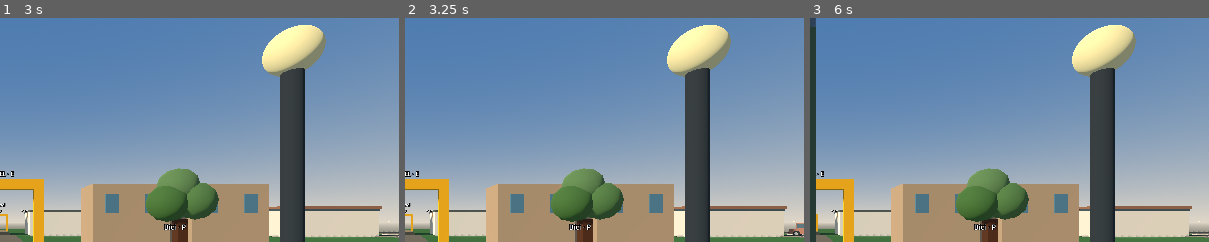
Above: before the commit, frames 1-3 (left to right).
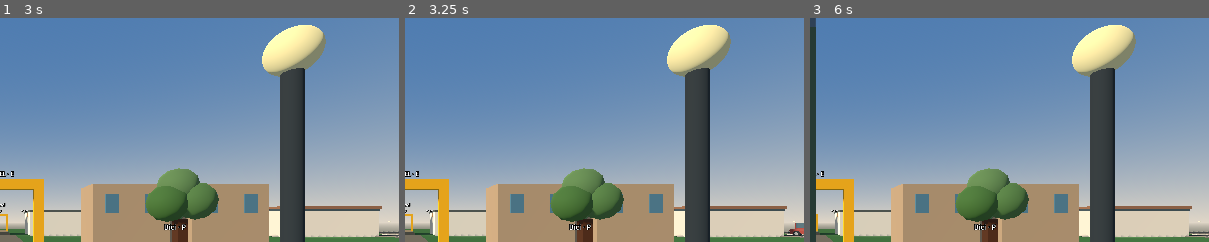
Above: after the commit, the same moments.

Repository: holovin777/living-alibi
Game: Godot game, scene res://scenes/park.tscn
Same seed, same stepped clock (60 frames per second), same inputs: the game is played once before the commit and once after it.
Inputs:
- Up to frame 1 (3 s): click "First steps / navigation" at 0.5 s; click "Drink juice" at 1.25 s; click "Refresh" at 2 s; click "Jobs" at 2.75 s
- Up to frame 2 (3.25 s): no input
- Up to frame 3 (6 s): click "Industry" at 3.5 s; click "Business" at 4.25 s; click "Wait 60m" at 5 s; click "Town map (M)" at 5.75 s
The pictures show only the part of the screen within x 50-100%, y 4-54%; the shares and areas given below are measured in that part.

Frame 1 is identical in both runs. In frame 2, less than 0.1% of the frame differs, in the area x 96-100%, y 91-97%; in frame 3, nothing differs.

Commit message:
Add distinct stable resident appearances and compact vehicle variants

Diff:
--- a/godot/scripts/ParkDemo.gd
+++ b/godot/scripts/ParkDemo.gd
@@ -1237,7 +1237,9 @@
             if not _traffic_edges.has(key):
                 var cars: Array[Dictionary] = []
                 for i in range(2):
-                    var car := _make_city_car(_traffic_root,Color("#7894aa") if i==0 else Color("#ad7965"))
+                    var palette := [Color("#7894aa"),Color("#ad7965"),Color("#c5c3ba"),Color("#48565a"),Color("#64846b"),Color("#a54b43")]
+                    var car_seed := absi((key+str(i)).hash())
+                    var car := _make_city_car(_traffic_root,palette[car_seed%palette.size()],car_seed%3)
                     car.visible = false
                     cars.append({"node":car,"distance":14.2,"delay":float(i)*3.0})
                 _traffic_edges[key] = {"first":str(first),"second":str(second),"cars":cars}
@@ -1688,19 +1690,32 @@
     service_car.position = Vector3(12.5,0,12)
     _add_obstacle(service_car.position,Vector2(1.85,3.6))
 
-func _make_city_car(parent: Node3D,paint: Color) -> Node3D:
+func _make_city_car(parent: Node3D,paint: Color,style: int = 0) -> Node3D:
     var car := Node3D.new()
     car.name = "CityCar"
     parent.add_child(car)
     var dark := Color("#303638")
     var glass := Color("#536d79")
-    _box(car,Vector3(1.78,0.60,3.5),paint,Vector3(0,0.62,0))
-    _box(car,Vector3(1.64,0.65,1.9),paint,Vector3(0,1.23,0.22))
-    _box(car,Vector3(1.45,0.45,0.07),glass,Vector3(0,1.23,-0.76))
-    _box(car,Vector3(1.45,0.45,0.07),glass,Vector3(0,1.23,1.2))
+    car.set_meta("body_style",style)
+    # Same collision envelope for hatchback, sedan and compact wagon.
+    var cabin_height: float = [0.63,0.53,0.72][clampi(style,0,2)]
+    var cabin_length: float = [1.90,1.65,2.14][clampi(style,0,2)]
+    var cabin_center := 0.23
+    var cabin_y := 0.91+cabin_height*0.5
+    _box(car,Vector3(1.73,0.48,3.44),paint,Vector3(0,0.57,0))
+    _box(car,Vector3(1.78,0.20,3.35),paint.lightened(0.06),Vector3(0,0.83,0))
+    _box(car,Vector3(1.60,cabin_height,cabin_length),paint,Vector3(0,cabin_y,cabin_center))
+    _box(car,Vector3(1.43,cabin_height-0.14,0.045),glass,Vector3(0,cabin_y,cabin_center-cabin_length*0.5-0.025))
+    _box(car,Vector3(1.43,cabin_height-0.14,0.045),glass,Vector3(0,cabin_y,cabin_center+cabin_length*0.5+0.025))
+    _box(car,Vector3(0.85,0.08,0.045),dark,Vector3(0,0.66,-1.75))
+    for grille in [-0.28,-0.14,0.0,0.14,0.28]:
+        _box(car,Vector3(0.045,0.065,0.055),Color("#a1a4a1"),Vector3(grille,0.66,-1.78))
     for side in [-1.0,1.0]:
         for z in [-0.25,0.69]:
-            _box(car,Vector3(0.07,0.44,0.76),glass,Vector3(side*0.835,1.27,z))
+            _box(car,Vector3(0.045,cabin_height-0.16,cabin_length*0.39),glass,Vector3(side*0.815,cabin_y,cabin_center+(float(z)-0.22)*cabin_length/1.9))
+            _box(car,Vector3(0.045,0.05,0.21),dark,Vector3(side*0.88,0.82,z))
+        _box(car,Vector3(0.12,0.10,0.19),paint,Vector3(side*0.87,1.05,-0.65))
+        _box(car,Vector3(0.035,0.075,0.13),glass,Vector3(side*0.925,1.05,-0.65))
         for z in [-1.08,1.08]:
             var wheel := _cylinder(car,0.32,0.20,dark,Vector3(side*0.82,0.34,z))
             wheel.rotation_degrees.z = 90
@@ -2905,18 +2920,48 @@
     person.set_meta("anchor", anchor)
     person.set_meta("phase", float(absi(id.hash()) % 628) / 100.0)
     _residents_root.add_child(person)
-    var seed := absi(id.hash())
-    var jacket := Color.from_hsv(float(seed % 360)/360.0, 0.48, 0.63)
-    var skin := Color(0.82,0.64,0.49)
-    _cylinder(person, 0.24, 0.57, jacket, Vector3(0,1.14,0))
-    _sphere(person, 0.22, skin, Vector3(0,1.66,0))
-    _sphere(person, 0.215, Color(0.22,0.16,0.12), Vector3(0,1.78,0.035))
+    var visual_seed := absi(id.hash())
+    var rng := RandomNumberGenerator.new()
+    rng.seed = visual_seed
+    var jacket := Color.from_hsv(float(visual_seed%360)/360.0,0.32+rng.randf()*0.32,0.46+rng.randf()*0.30)
+    var trousers: Color = [Color("#36424c"),Color("#454442"),Color("#695d4c"),Color("#40536b")][visual_seed%4]
+    var skins := [Color("#e4b894"),Color("#c69470"),Color("#ac7956"),Color("#865d43"),Color("#edc8ae")]
+    var skin: Color = skins[rng.randi_range(0,skins.size()-1)]
+    var hairs := [Color("#392921"),Color("#211e1b"),Color("#725039"),Color("#b09a76"),Color("#727474")]
+    var hair: Color = hairs[rng.randi_range(0,hairs.size()-1)]
+    var width := rng.randf_range(0.86,1.12)
+    var height := rng.randf_range(0.89,1.09)
+    person.scale = Vector3(width,height,width)
+    person.set_meta("appearance_seed",visual_seed)
+    person.set_meta("gait_speed",rng.randf_range(0.82,1.18))
+    person.set_meta("gait_swing",rng.randf_range(0.30,0.46))
+    _cylinder(person,0.24,0.57,jacket,Vector3(0,1.14,0))
+    _cylinder(person,0.10,0.14,skin,Vector3(0,1.47,0))
+    _sphere(person,0.20,skin,Vector3(0,1.66,0))
+    # Faces point toward local -Z, matching walking orientation.
+    for side in [-1.0,1.0]:
+        _sphere(person,0.037,skin,Vector3(side*0.19,1.66,0))
+        _sphere(person,0.022,Color("#423c36"),Vector3(side*0.066,1.69,-0.184))
+    _sphere(person,0.038,skin.lightened(0.03),Vector3(0,1.635,-0.197))
+    _box(person,Vector3(0.085,0.016,0.012),skin.darkened(0.27),Vector3(0,1.587,-0.184))
+    var hair_style := visual_seed%4
+    if hair_style != 3:
+        _sphere(person,0.197,hair,Vector3(0,1.77,0.045))
+        if hair_style == 1:
+            _sphere(person,0.16,hair,Vector3(0,1.67,0.125))
+        elif hair_style == 2:
+            _sphere(person,0.115,hair,Vector3(0.10,1.88,0.07))
+    if visual_seed%5 == 0:
+        _box(person,Vector3(0.23,0.023,0.025),Color("#3a3733"),Vector3(0,1.69,-0.205))
+    _box(person,Vector3(0.036,0.50,0.025),jacket.darkened(0.22),Vector3(0,1.14,-0.242))
+    if visual_seed%3 == 0:
+        _box(person,Vector3(0.12,0.08,0.026),jacket.lightened(0.20),Vector3(0.11,1.23,-0.22))
     for side in [-1,1]:
         var leg := Node3D.new()
         leg.name = "LegLeft" if side < 0 else "LegRight"
         leg.position = Vector3(side*0.13,0.84,0)
         person.add_child(leg)
-        _box(leg,Vector3(0.20,0.70,0.22),Color(0.20,0.25,0.30),Vector3(0,-0.35,0))
+        _box(leg,Vector3(0.20,0.70,0.22),trousers,Vector3(0,-0.35,0))
         _box(leg,Vector3(0.22,0.13,0.34),Color(0.14,0.15,0.17),Vector3(0,-0.77,-0.06))
         var arm := Node3D.new()
         arm.name = "ArmLeft" if side < 0 else "ArmRight"
@@ -2946,18 +2991,18 @@
         if _dialog_panel.visible and str(person.get_meta("resident_id","")) == _dialog_target:
             walking = false
         if walking:
-            phase += delta * 0.65
+            phase += delta * 0.65 * float(person.get_meta("gait_speed",1.0))
             person.set_meta("phase", phase)
             var anchor: Vector3 = person.get_meta("anchor")
             var target := anchor + Vector3(sin(phase)*1.1,0,cos(phase)*0.8)
             var motion := target-person.position
             if motion.length_squared() > 0.0001:
                 person.rotation.y = atan2(-motion.x,-motion.z)
-            var next := person.position.move_toward(target,delta*1.5)
+            var next := person.position.move_toward(target,delta*1.5*float(person.get_meta("gait_speed",1.0)))
             var old := person.position
             person.position = _move_on_ground(old, next - old, WALKER_RADIUS)
             walking = person.position.distance_squared_to(old) > 0.000001
-        var swing := sin(phase*12.0)*0.42 if walking else 0.0
+        var swing := sin(phase*12.0)*float(person.get_meta("gait_swing",0.42)) if walking else 0.0
         for limb in ["LegLeft","ArmRight","LegRight","ArmLeft"]:
             var part := person.get_node(limb) as Node3D
             var angle := swing if limb in ["LegLeft","ArmRight"] else -swing
